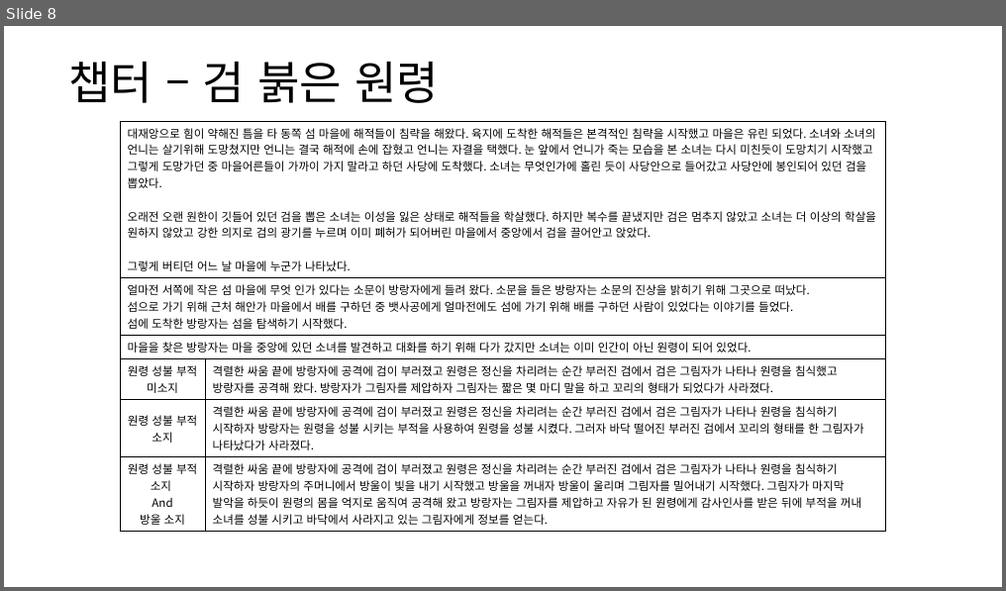
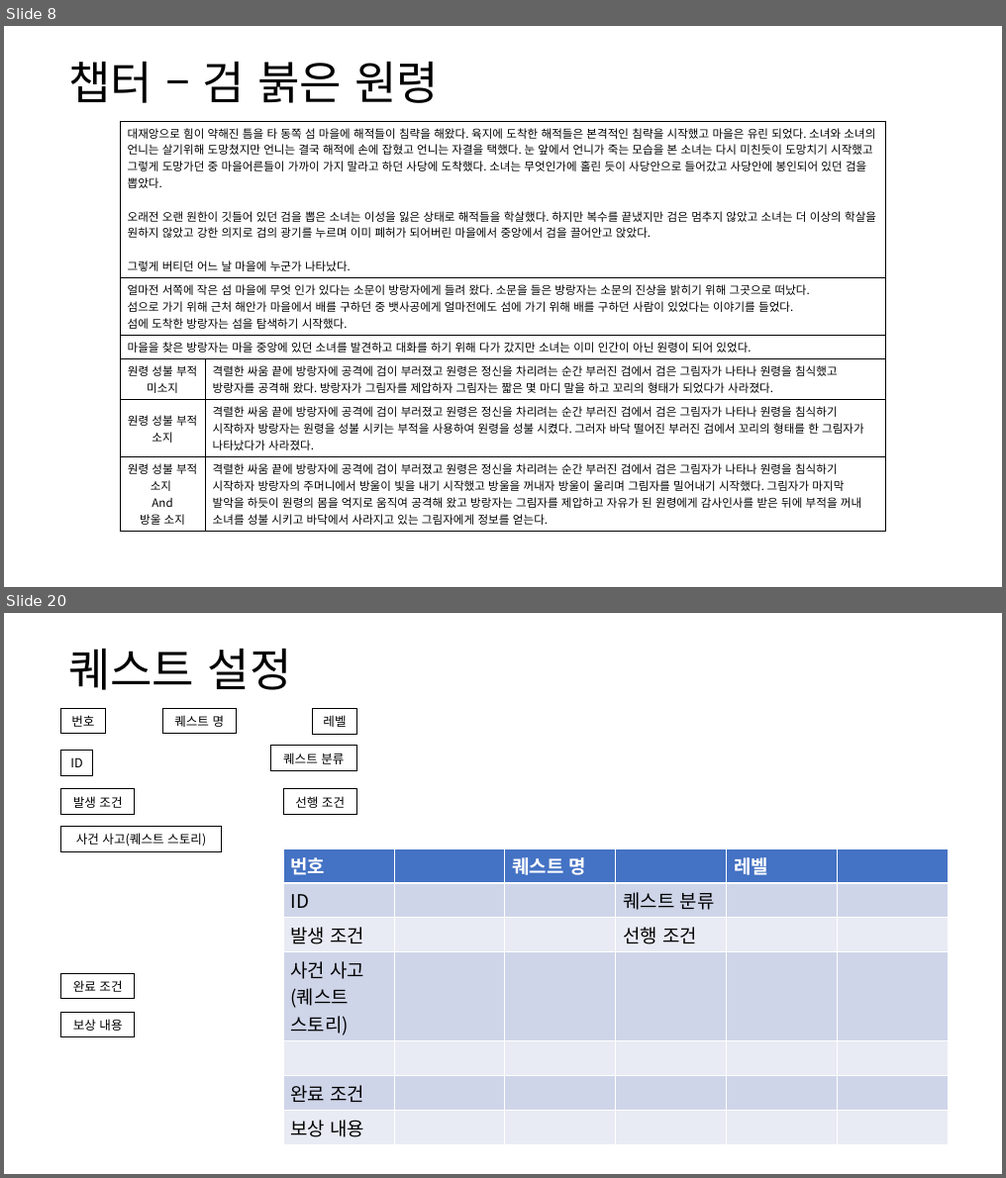
Before and after one commit to yjk0401/unityenginebasic_9th, a slide deck: 기획/메인 스토리 기획서.pptx. Shown one above the other, each under a label of ours: slide 8 before the commit, slides 8 and 20 after it; the slides between them are not shown. The pictures are 1006x591 and 1006x1178 pixels, drawn with LibreOffice and Linux fonts; fonts in the diff are those of the drawing. Boxes give left, top, right and bottom in pixels: in the first picture for what was removed or moved away, otherwise in the second. Text is boxed around its words. In the diff, an @@ line names an element or a change of style, - is before the commit and + after.

```diff
--- a/기획/메인 스토리 기획서.pptx
+++ b/기획/메인 스토리 기획서.pptx
@@ slide 20 added at box(4, 613, 1002, 1174), background #FFFFFF @@
@@ text added at box(68, 648, 292, 690), 44 pt, text #000000 @@
+퀘스트 설정
@@ table added at box(60, 708, 105, 731), 1 rows, 1 columns @@
+번호
@@ table added at box(162, 708, 236, 731), 1 rows, 1 columns @@
+퀘스트 명
@@ table added at box(313, 709, 356, 731), 1 rows, 1 columns @@
+레벨
@@ table added at box(60, 750, 92, 772), 1 rows, 1 columns @@
+ID
@@ table added at box(270, 746, 356, 768), 1 rows, 1 columns @@
+퀘스트 분류
@@ table added at box(60, 789, 135, 812), 1 rows, 1 columns @@
+발생 조건
@@ table added at box(283, 789, 356, 812), 1 rows, 1 columns @@
+선행 조건
@@ table added at box(60, 827, 221, 851), 1 rows, 1 columns @@
+사건 사고(퀘스트 스토리)
@@ table added at box(283, 849, 948, 1142), 7 rows, 6 columns @@
+번호 |  | 퀘스트 명 |  | 레벨 | 
+ID |  |  | 퀘스트 분류 |  | 
+발생 조건 |  |  | 선행 조건 |  | 
+사건 사고(퀘스트 스토리) |  |  |  |  | 
+ |  |  |  |  | 
+완료 조건 |  |  |  |  | 
+보상 내용 |  |  |  |  | 
@@ table added at box(60, 973, 135, 996), 1 rows, 1 columns @@
+완료 조건
@@ table added at box(60, 1012, 135, 1035), 1 rows, 1 columns @@
+보상 내용
```
Also in this commit, not shown: 8 slides changed, 6 other slides added, 2 slides removed.
